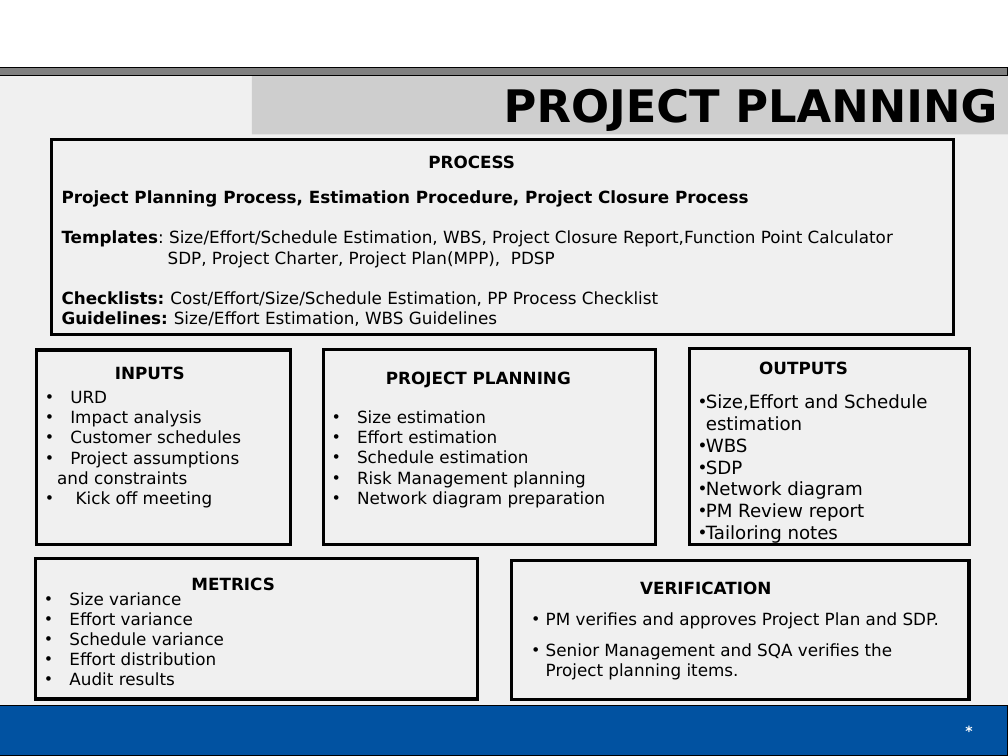
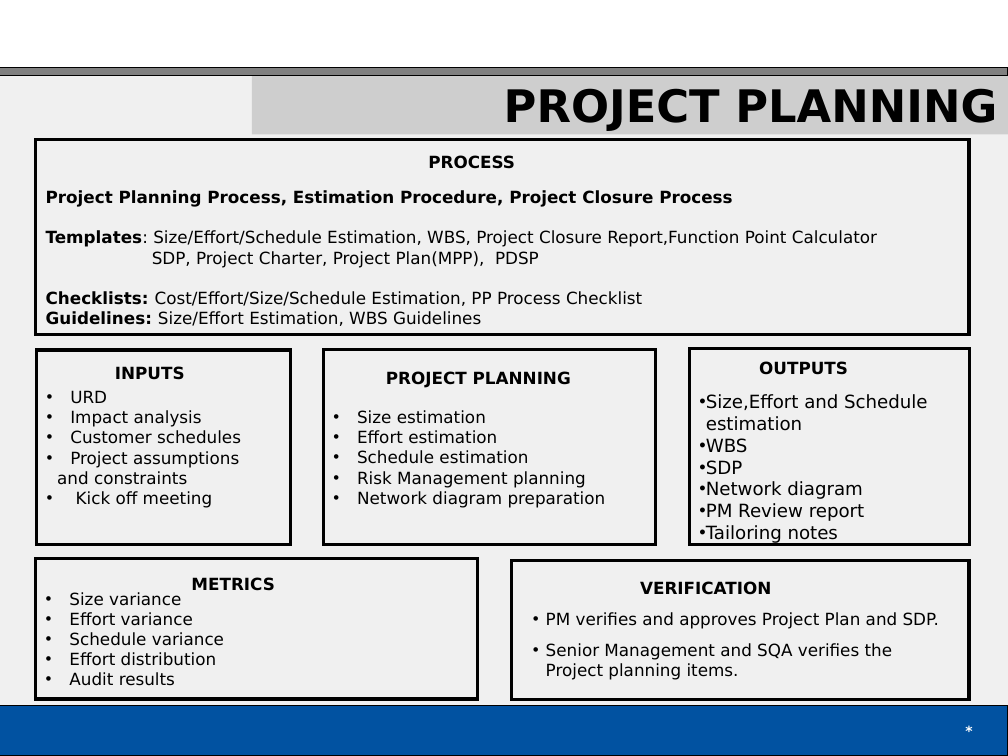
Before and after one commit to vijaylovakumar/ABCD, a slide deck: slide 18 of Overview to CMMI QMS.ppt. Drawn at 1008x756 pixels with LibreOffice and Linux fonts; fonts in the diff are those of the drawing. Boxes give left, top, right and bottom in pixels: in the first picture for what was removed or moved away, otherwise in the second. Text is boxed around its words. In the diff, an @@ line names an element or a change of style, - is before the commit and + after.

```diff
--- a/Overview to CMMI QMS.ppt
+++ b/Overview to CMMI QMS.ppt
@@ rectangle "Project Planning Process, Estimation Procedure, ...": place and size @@
-rectangle "Project Planning Process, Estimation Procedure, ..." at bbox=[51, 140, 954, 335]
+rectangle "Project Planning Process, Estimation Procedure, ..." at bbox=[35, 140, 969, 335]
```
Also in this commit, not shown: 5 other slides changed.
